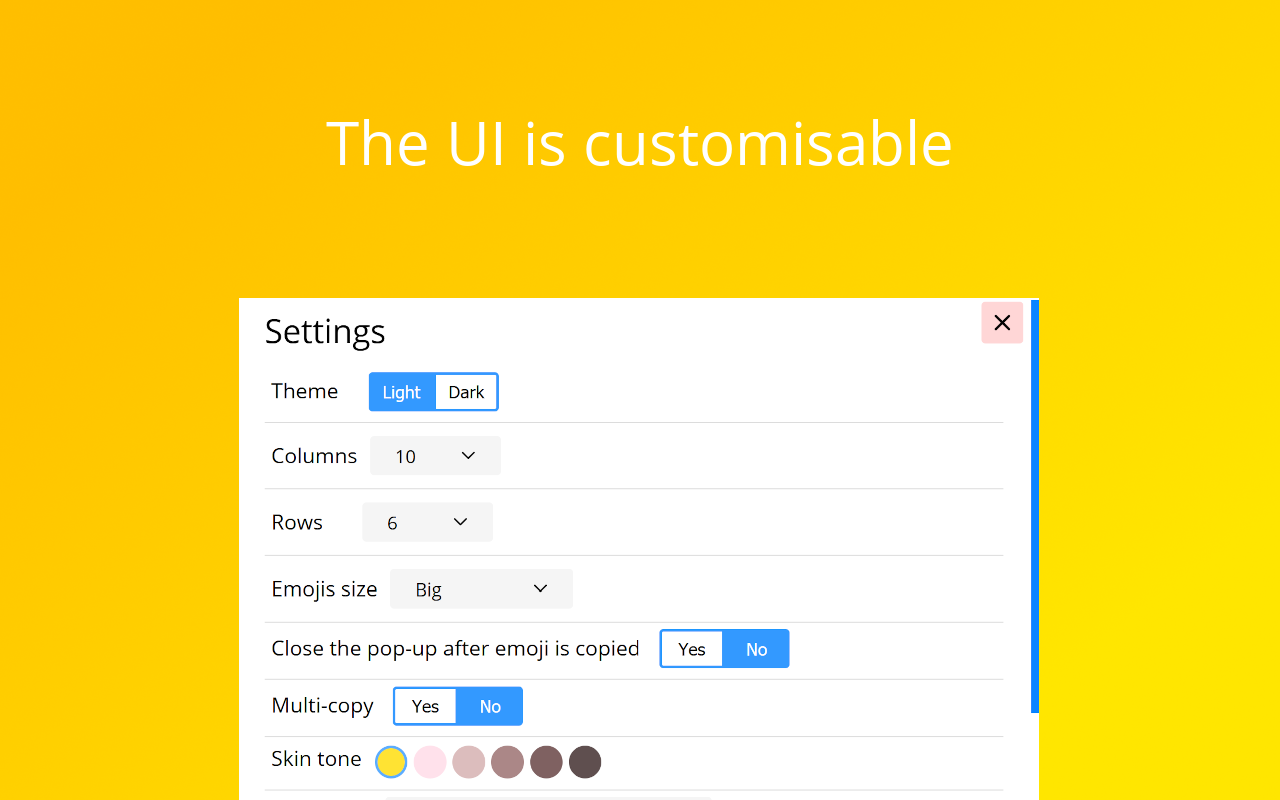
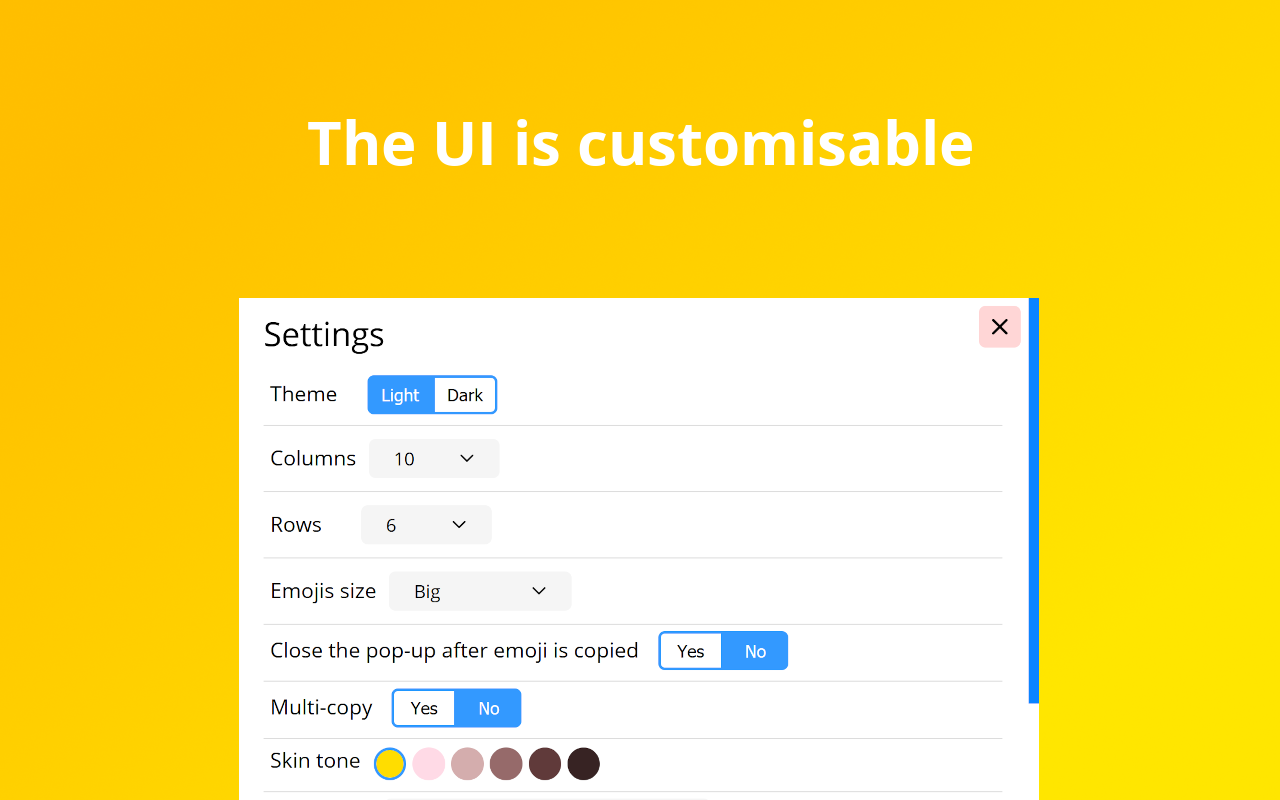
The second w=1280, h=800 image is a revision of the first. Changes to its layers:
painted on "Text" over left=308, top=119, right=972, bottom=166
renamed "Pasted Layer" to "Pasted Layer #1", painted on it over left=263, top=298, right=1039, bottom=800
